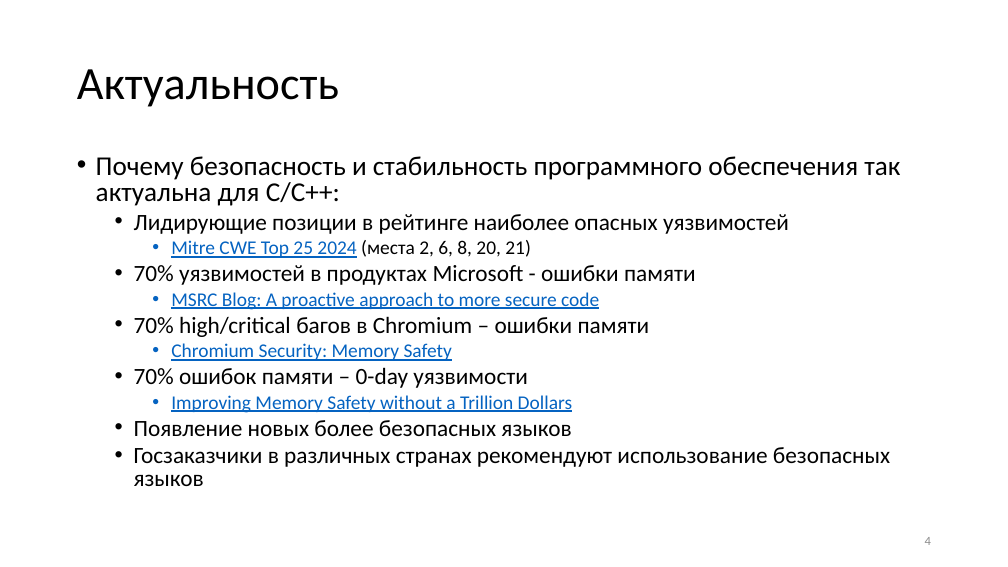
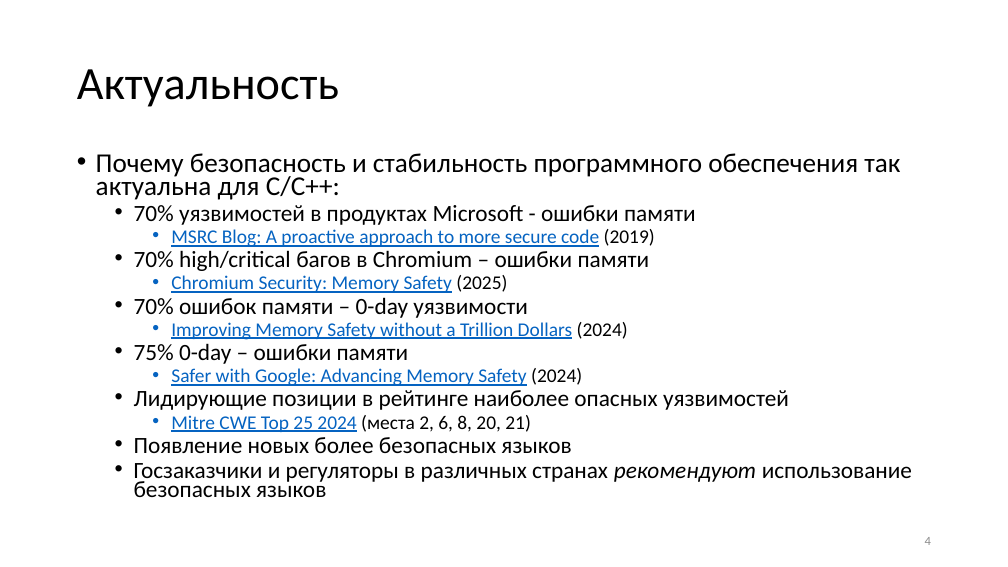
Before and after one commit to yugr/slides, a slide deck: slide 4 of CppZeroCost/2025/RU.pptx. Drawn at 1008x567 pixels with LibreOffice and Linux fonts; fonts in the diff are those of the drawing. Boxes give left, top, right and bottom in pixels: in the first picture for what was removed or moved away, otherwise in the second. Text is boxed around its words. In the diff, an @@ line names an element or a change of style, - is before the commit and + after.

```diff
--- a/CppZeroCost/2025/RU.pptx
+++ b/CppZeroCost/2025/RU.pptx
@@ text at (96, 153, 900, 453): line spacing 0.8 to 0.7 @@
@@ text at (134, 205, 696, 386): paragraphs added @@
+  • 70% уязвимостей в продуктах Microsoft - ошибки памяти
+    • MSRC Blog: A proactive approach to more secure code (2019)
+  • 70% high/critical багов в Chromium – ошибки памяти
+    • Chromium Security: Memory Safety (2025)
+  • 70% ошибок памяти – 0-day уязвимости
+    • Improving Memory Safety without a Trillion Dollars (2024)
+  • 75% 0-day – ошибки памяти
+    • Safer with Google: Advancing Memory Safety (2024)
@@ text at (134, 265, 696, 413): paragraphs removed @@
-  • 70% уязвимостей в продуктах Microsoft - ошибки памяти
-    • MSRC Blog: A proactive approach to more secure code
-  • 70% high/critical багов в Chromium – ошибки памяти
-    • Chromium Security: Memory Safety
-  • 70% ошибок памяти – 0-day уязвимости
-    • Improving Memory Safety without a Trillion Dollars
@@ text at (134, 463, 912, 497): text changed @@
-  • Госзаказчики в различных странах рекомендуют использование безопасных языков
+  • Госзаказчики и регуляторы в различных странах рекомендуют использование безопасных языков
```
Also in this commit, not shown: 9 other slides changed, 1 slide added, 2 other files.
